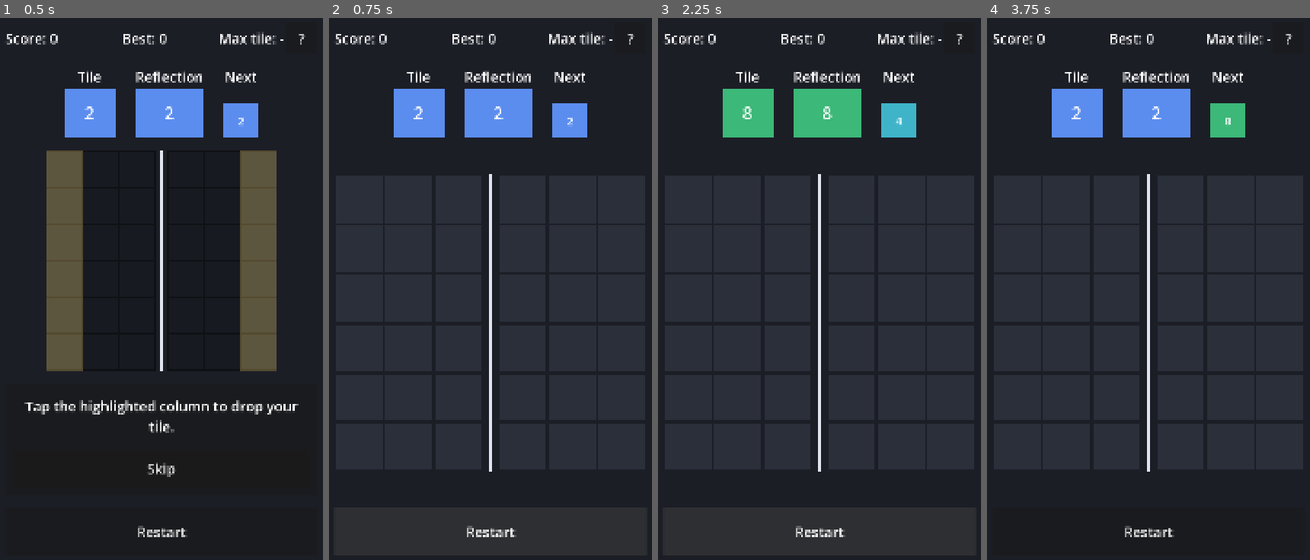
Above: before the commit, frames 1-4 (left to right).
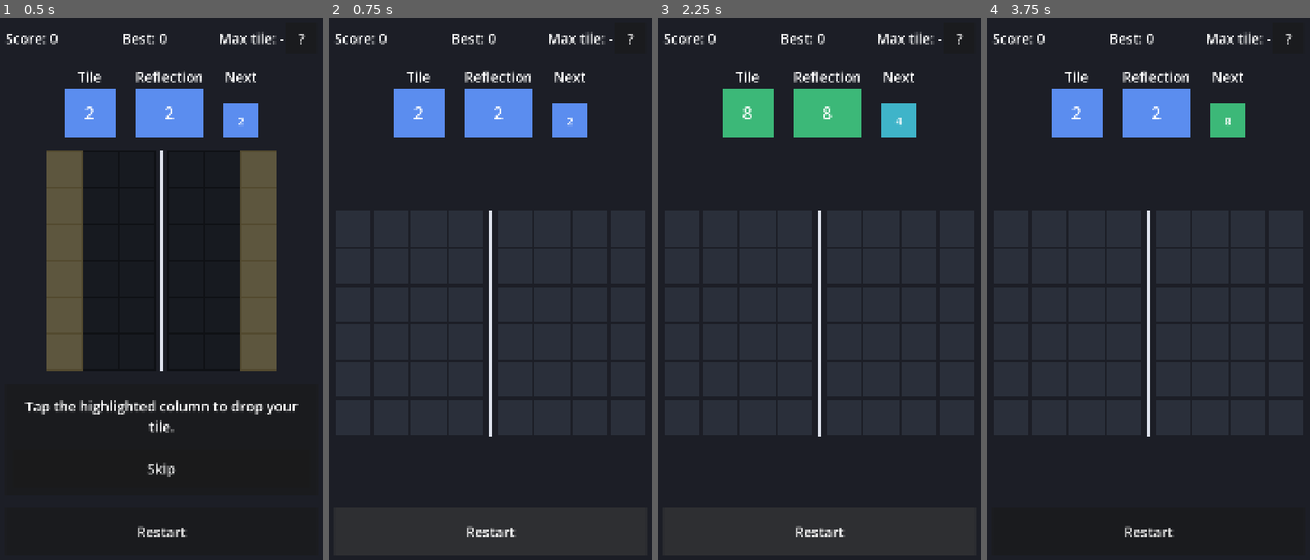
Above: after the commit, the same moments.

Repository: bpinto03/Doppel
Game: Godot game, scene res://scenes/main.tscn
The game is run twice, just before and just after one commit, with the same random seed, the same clock (stepped at 60 frames per second) and the same inputs.
Inputs:
- Up to frame 1 (0.5 s): no input
- Up to frame 2 (0.75 s): click "Restart" at 0.5 s
- Up to frame 3 (2.25 s): click "Restart" at 1.25 s; click "Restart" at 2 s
- Up to frame 4 (3.75 s): click "?" at 2.75 s; click "Skip" at 3.5 s

Frame 1 is identical in both runs. In frame 2, 0.1% of the frame differs, in the area x 49-51%, y 28-84%; in frame 3, 0.1%; in frame 4, 0.1%.

Commit message:
feat: add a balancing switch for merges across the axis
With is_cross_axis_merge_enabled off, G3 and D1 tiles no longer connect,
so the axis splits merge groups. It is off in data/balancing.tres to
playtest it; the tutorial keeps it on since step 3 teaches it. The
distorted reflection, unset by an editor resave, is turned back on.

Diff:
--- a/data/balancing.tres
+++ b/data/balancing.tres
@@ -1,11 +1,10 @@
-[gd_resource type="Resource" script_class="BalancingConfig" format=3]
+[gd_resource type="Resource" script_class="BalancingConfig" format=3 uid="uid://dh54rv4h40byu"]
 
-[ext_resource type="Script" path="res://scripts/core/balancing_config.gd" id="1_config"]
-[ext_resource type="Script" path="res://scripts/core/spawn_weight_tier.gd" id="2_tier"]
+[ext_resource type="Script" uid="uid://d3f65egua7ywa" path="res://scripts/core/balancing_config.gd" id="1_config"]
+[ext_resource type="Script" uid="uid://q7lesxaukbf8" path="res://scripts/core/spawn_weight_tier.gd" id="2_tier"]
 
 [sub_resource type="Resource" id="Resource_start_tier"]
 script = ExtResource("2_tier")
-min_highest_level = 0
 level_weights = Dictionary[int, float]({
 1: 60.0,
 2: 30.0,
@@ -24,12 +23,12 @@
 
 [resource]
 script = ExtResource("1_config")
-column_count_per_side = 3
+column_count_per_side = 4
 row_count = 6
 max_tile_level = 12
 spawn_weight_tiers = Array[ExtResource("2_tier")]([SubResource("Resource_start_tier"), SubResource("Resource_advanced_tier")])
 chain_multiplier_step = 1.0
-large_group_bonus_per_extra_tile = 0
+large_group_bonus_per_extra_tile = 1
 is_distorted_reflection_enabled = true
-distorted_reflection_period = 5
+distorted_reflection_period = 6
 distorted_reflection_level_bonus = 1
--- a/scripts/core/balancing_config.gd
+++ b/scripts/core/balancing_config.gd
@@ -5,6 +5,10 @@
 @export var column_count_per_side: int
 @export var row_count: int
 @export var max_tile_level: int
+
+@export_group("Merging")
+## Defaults to true so the .tres stores it explicitly when turned off.
+@export var is_cross_axis_merge_enabled: bool = true
 
 @export_group("Spawning")
 @export var spawn_weight_tiers: Array[SpawnWeightTier]
--- a/scripts/core/board_state.gd
+++ b/scripts/core/board_state.gd
@@ -81,6 +81,10 @@
 	return neighbors
 
 
+func is_across_axis(cell: Vector2i, other_cell: Vector2i) -> bool:
+	return is_left_column(cell.x) != is_left_column(other_cell.x)
+
+
 ## Expects a settled column that is not full.
 func get_landing_cell(column: int) -> Vector2i:
 	assert(not is_column_full(column), "Column %d is full" % column)
--- a/scripts/core/merge_resolver.gd
+++ b/scripts/core/merge_resolver.gd
@@ -63,10 +63,16 @@
 		var cell: Vector2i = cells_to_visit.pop_back()
 		connected_cells.append(cell)
 		for neighbor: Vector2i in board.get_orthogonal_neighbors(cell):
-			if not visited_cells.has(neighbor) and board.get_level(neighbor) == level:
+			if not visited_cells.has(neighbor) and _can_connect(board, cell, neighbor, level):
 				visited_cells[neighbor] = true
 				cells_to_visit.append(neighbor)
 	return connected_cells
+
+
+func _can_connect(board: BoardState, cell: Vector2i, neighbor: Vector2i, level: int) -> bool:
+	if not _config.is_cross_axis_merge_enabled and board.is_across_axis(cell, neighbor):
+		return false
+	return board.get_level(neighbor) == level
 
 
 ## Returns the cells holding the merged tiles.
--- a/scripts/tutorial/tutorial_step.gd
+++ b/scripts/tutorial/tutorial_step.gd
@@ -46,6 +46,7 @@
 	config.spawn_weight_tiers = [fallback_tier]
 	config.chain_multiplier_step = CHAIN_MULTIPLIER_STEP
 	config.large_group_bonus_per_extra_tile = 0
+	config.is_cross_axis_merge_enabled = true
 	config.is_distorted_reflection_enabled = false
 	return config
 
--- a/tests/balancing_fixture.gd
+++ b/tests/balancing_fixture.gd
@@ -12,6 +12,7 @@
 	config.spawn_weight_tiers = [create_tier(0, {1: 60.0, 2: 30.0, 3: 10.0})]
 	config.chain_multiplier_step = 1.0
 	config.large_group_bonus_per_extra_tile = 0
+	config.is_cross_axis_merge_enabled = true
 	config.is_distorted_reflection_enabled = false
 	config.distorted_reflection_period = 5
 	config.distorted_reflection_level_bonus = 1
--- a/tests/test_merge_resolver.gd
+++ b/tests/test_merge_resolver.gd
@@ -143,6 +143,32 @@
 	])
 
 
+func test_tiles_across_axis_do_not_merge_when_cross_axis_merge_is_disabled() -> void:
+	var config: BalancingConfig = BalancingFixture.create_config()
+	config.is_cross_axis_merge_enabled = false
+	var board: BoardState = BoardFixture.create_board([
+		". . 2 | 2 . .",
+	])
+
+	var result: ChainResult = MergeResolver.new(config).resolve_chain(board, [Vector2i(2, 0), Vector2i(3, 0)])
+
+	assert_eq(result.chain_length, 0)
+	assert_eq(BoardFixture.describe_board(board), [". . 2 | 2 . ."])
+
+
+func test_axis_splits_a_group_when_cross_axis_merge_is_disabled() -> void:
+	var config: BalancingConfig = BalancingFixture.create_config()
+	config.is_cross_axis_merge_enabled = false
+	var board: BoardState = BoardFixture.create_board([
+		". 2 2 | 2 2 .",
+	])
+
+	var result: ChainResult = MergeResolver.new(config).resolve_chain(board, [Vector2i(2, 0), Vector2i(3, 0)])
+
+	assert_eq(result.chain_length, 1)
+	assert_eq(BoardFixture.describe_board(board), [". . 3 | 3 . ."])
+
+
 func test_max_level_tiles_do_not_merge() -> void:
 	var board: BoardState = BoardFixture.create_board([
 		"12 12 . | . . .",
Not shown, changed: docs/balancing.md
Not shown, changed: docs/game_rules.md
